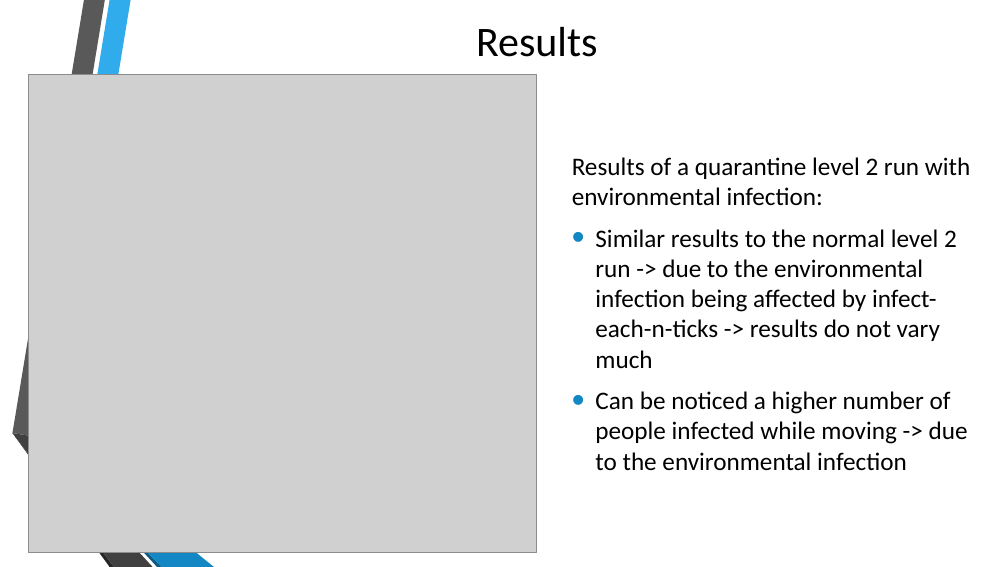
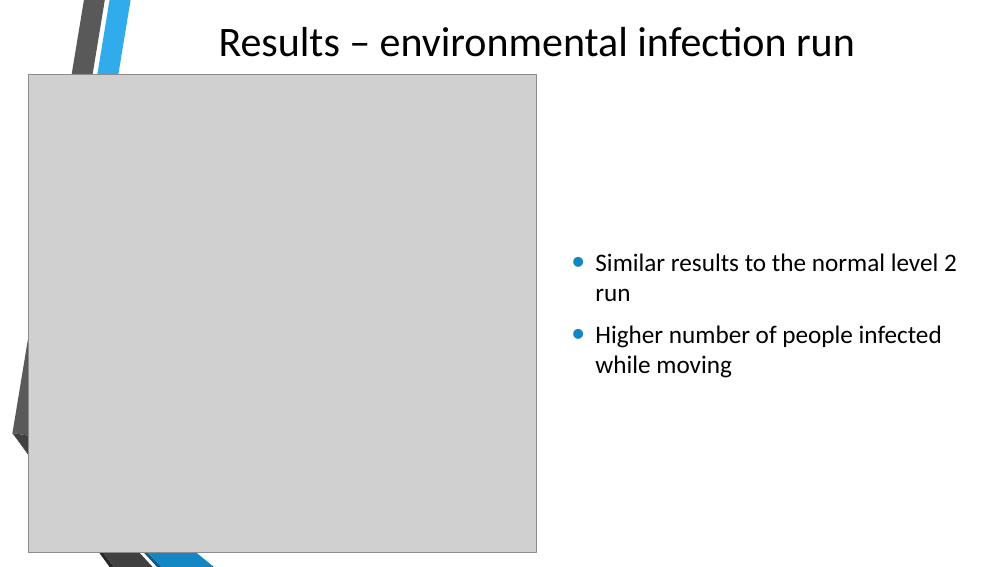
Before and after one commit to gpisanelli/EpiDEMExtended, a slide deck: slide 15 of docs/EpiDEMExtendedPresentation.pptx (slide 16 before the commit). Drawn at 1008x567 pixels with LibreOffice and Linux fonts; fonts in the diff are those of the drawing; grey boxes stand for pictures; background and template pictures are left out. Boxes give left, top, right and bottom in pixels: in the first picture for what was removed or moved away, otherwise in the second. Text is boxed around its words. In the diff, an @@ line names an element or a change of style, - is before the commit and + after.

```diff
--- a/docs/EpiDEMExtendedPresentation.pptx
+++ b/docs/EpiDEMExtendedPresentation.pptx
@@ title at <box>219,27,855,57</box>: text changed @@
-Results
+Results – environmental infection run
@@ text at <box>595,253,957,378</box>: text changed @@
-Results of a quarantine level 2 run with environmental infection:
-• Similar results to the normal level 2 run -> due to the environmental infection being affected by infect-each-n-ticks -> results do not vary much
-• Can be noticed a higher number of people infected while moving -> due to the environmental infection
+• Similar results to the normal level 2 run
+• Higher number of people infected while moving
```
Also in this commit, not shown: 14 other slides changed, 1 slide removed.
